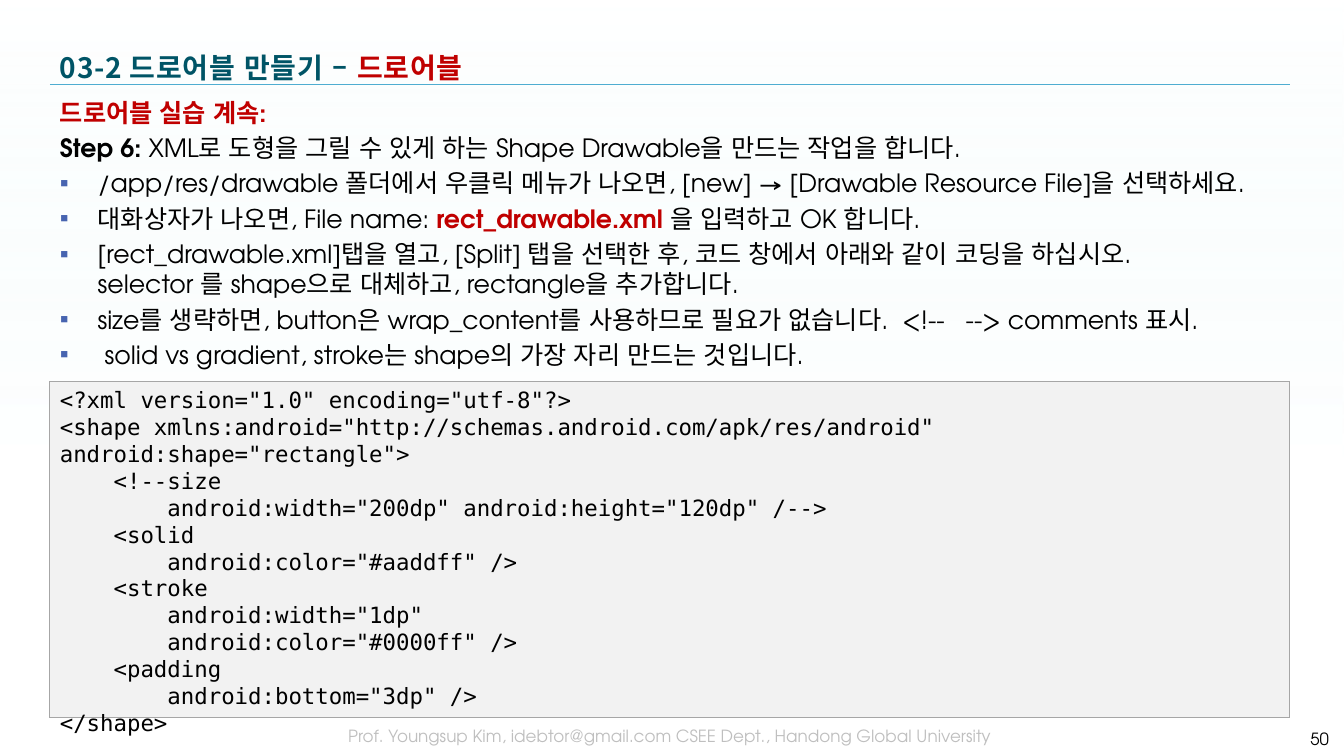
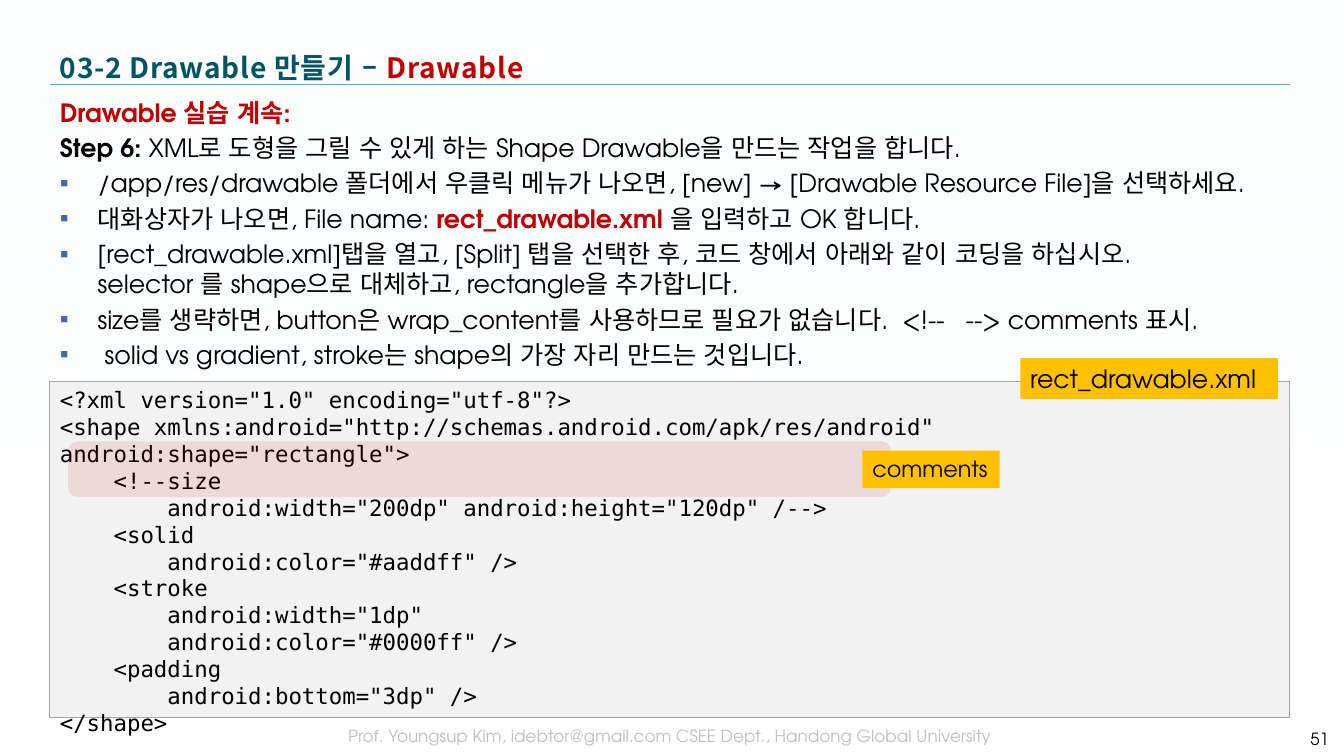
Before and after one commit to tae7841/HuStarAS, a slide deck: slide 51 of ppts/03Widget.pptx (slide 50 before the commit). Drawn at 1344x756 pixels with LibreOffice and Linux fonts; fonts in the diff are those of the drawing; background and template pictures are left out. Boxes give left, top, right and bottom in pixels: in the first picture for what was removed or moved away, otherwise in the second. Text is boxed around its words. In the diff, an @@ line names an element or a change of style, - is before the commit and + after.

```diff
--- a/ppts/03Widget.pptx
+++ b/ppts/03Widget.pptx
@@ title at (x1=60, y1=54, x2=524, y2=85): text changed @@
-03-2 드로어블 만들기 – 드로어블
+03-2 Drawable 만들기 – Drawable
@@ text at (x1=60, y1=101, x2=290, y2=125): text changed @@
-드로어블 실습 계속:
+Drawable 실습 계속:
@@ rectangle added at (x1=1020, y1=358, x2=1278, y2=398), fill #FFC000, 18 pt, text #000000 @@
+rect_drawable.xml
@@ rounded rectangle added at (x1=69, y1=442, x2=891, y2=497), fill #C00000 at 10% opacity @@
@@ rectangle added at (x1=863, y1=451, x2=1000, y2=488), fill #FFC000, 16 pt, text #000000 @@
+comments
@@ page number at (x1=1310, y1=732, x2=1329, y2=745): text changed @@
-50
+51
```
Also in this commit, not shown: 21 other slides changed, 3 slides added, 1 slide removed, 3 other files.
